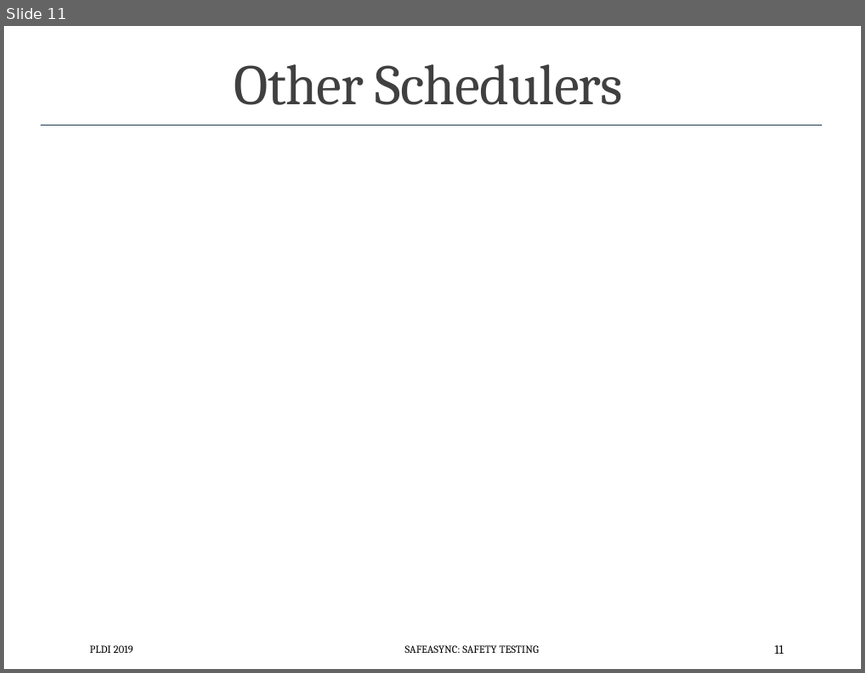
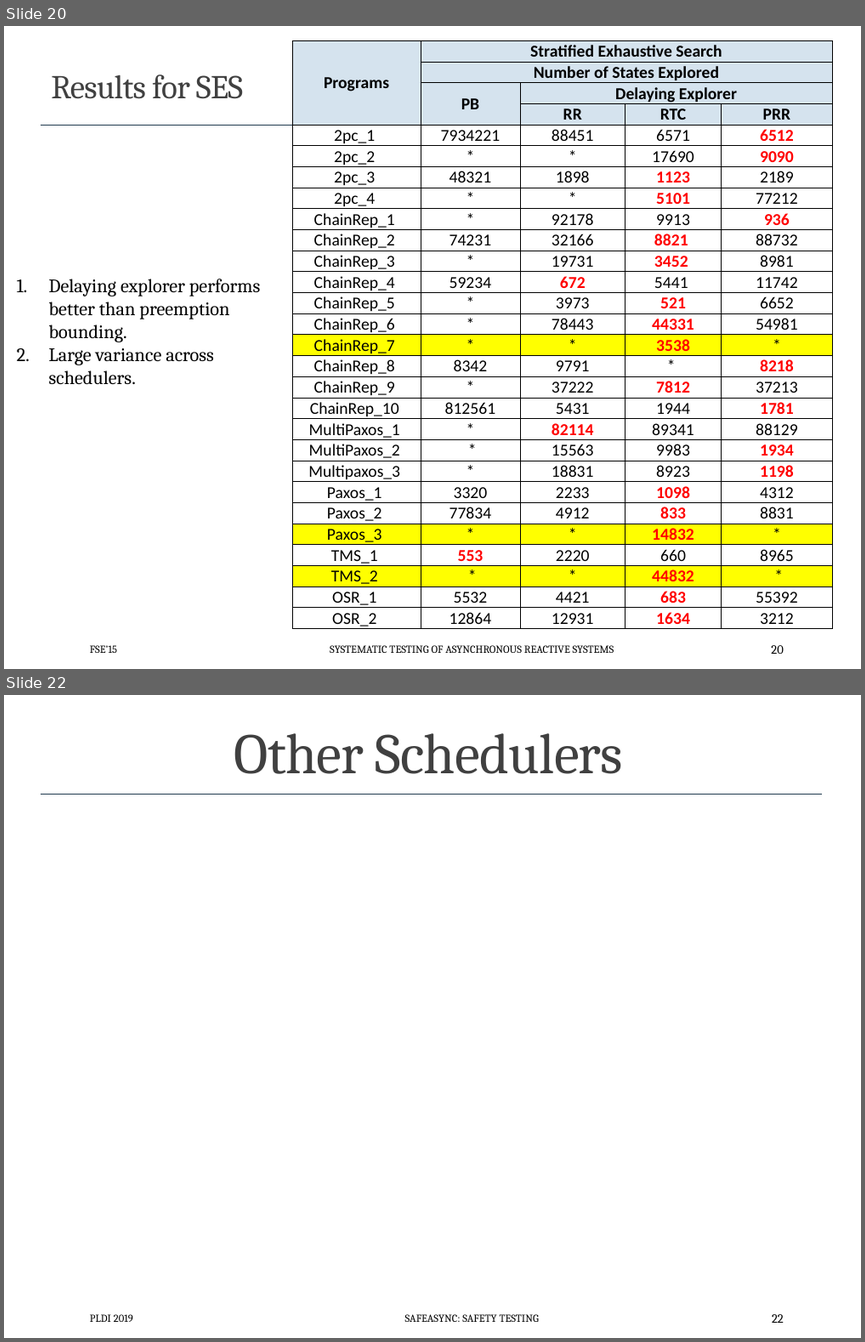
Before and after one commit to p-org/plditutorial, a slide deck: Presentations/MonolithicSafetyTesting.pptx. Shown one above the other, each under a label of ours: slide 11 before the commit, slides 20 and 22 after it; the slides between them are not shown. The pictures are 865x673 and 865x1342 pixels, drawn with LibreOffice and Linux fonts; fonts in the diff are those of the drawing. Boxes give left, top, right and bottom in pixels: in the first picture for what was removed or moved away, otherwise in the second. Text is boxed around its words. In the diff, an @@ line names an element or a change of style, - is before the commit and + after.

```diff
--- a/Presentations/MonolithicSafetyTesting.pptx
+++ b/Presentations/MonolithicSafetyTesting.pptx
@@ slide 20 added at bbox=[4, 26, 861, 669], background #FFFFFF; not listed: 2 template elements that a slide beside it also shows @@
@@ table added at bbox=[293, 40, 832, 632], 28 rows, 5 columns @@
+Programs | Stratified Exhaustive Search |  |  | 
+ | Number of States Explored |  |  | 
+ | PB | Delaying Explorer |  | 
+ |  | RR | RTC | PRR
+2pc_1 | 7934221 | 88451 | 6571 | 6512
+2pc_2 | * | * | 17690 | 9090
+2pc_3 | 48321 | 1898 | 1123 | 2189
+2pc_4 | * | * | 5101 | 77212
+ChainRep_1 | * | 92178 | 9913 | 936
+ChainRep_2 | 74231 | 32166 | 8821 | 88732
+ChainRep_3 | * | 19731 | 3452 | 8981
+ChainRep_4 | 59234 | 672 | 5441 | 11742
+ChainRep_5 | * | 3973 | 521 | 6652
+ChainRep_6 | * | 78443 | 44331 | 54981
+ChainRep_7 | * | * | 3538 | *
+ChainRep_8 | 8342 | 9791 | * | 8218
+ChainRep_9 | * | 37222 | 7812 | 37213
+ChainRep_10 | 812561 | 5431 | 1944 | 1781
+MultiPaxos_1 | * | 82114 | 89341 | 88129
+MultiPaxos_2 | * | 15563 | 9983 | 1934
+Multipaxos_3 | * | 18831 | 8923 | 1198
+Paxos_1 | 3320 | 2233 | 1098 | 4312
+Paxos_2 | 77834 | 4912 | 833 | 8831
+Paxos_3 | * | * | 14832 | *
+TMS_1 | 553 | 2220 | 660 | 8965
+TMS_2 | * | * | 44832 | *
+OSR_1 | 5532 | 4421 | 683 | 55392
+OSR_2 | 12864 | 12931 | 1634 | 3212
@@ title added at bbox=[51, 74, 243, 99], 28 pt, text #404040 @@
+Results for SES
@@ text added at bbox=[49, 278, 260, 384], 16 pt, text #000000 @@
+1. Delaying explorer performs better than preemption bounding.
+2. Large variance across schedulers.
@@ text added at bbox=[90, 645, 117, 652], 9 pt, text #000000 @@
+FSE’15
@@ text added at bbox=[330, 645, 614, 652], 9 pt, text #000000 @@
+SYSTEMATIC TESTING OF ASYNCHRONOUS REACTIVE SYSTEMS
@@ page number added at bbox=[771, 645, 783, 653], 10.5 pt, text #000000 @@
+20
@@ what was slide 11 is now slide 22 @@
@@ page number at bbox=[772, 1314, 783, 1322]: text changed @@
-11
+22
```
Also in this commit, not shown: 4 slides changed, 17 other slides added, 8 slides removed, 3 other files.
